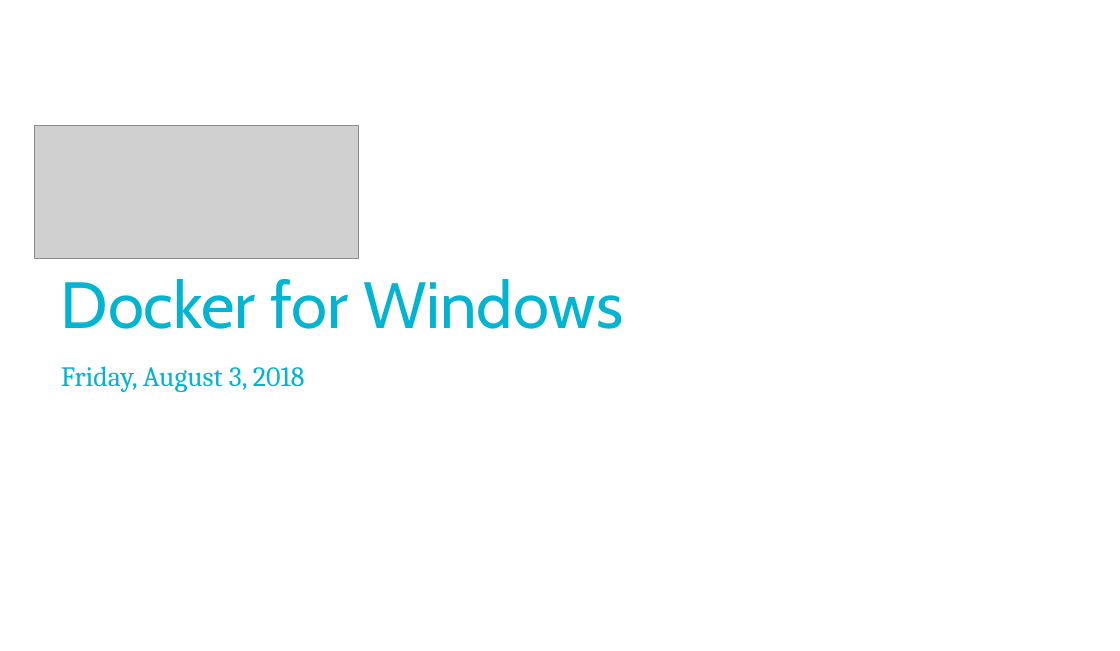
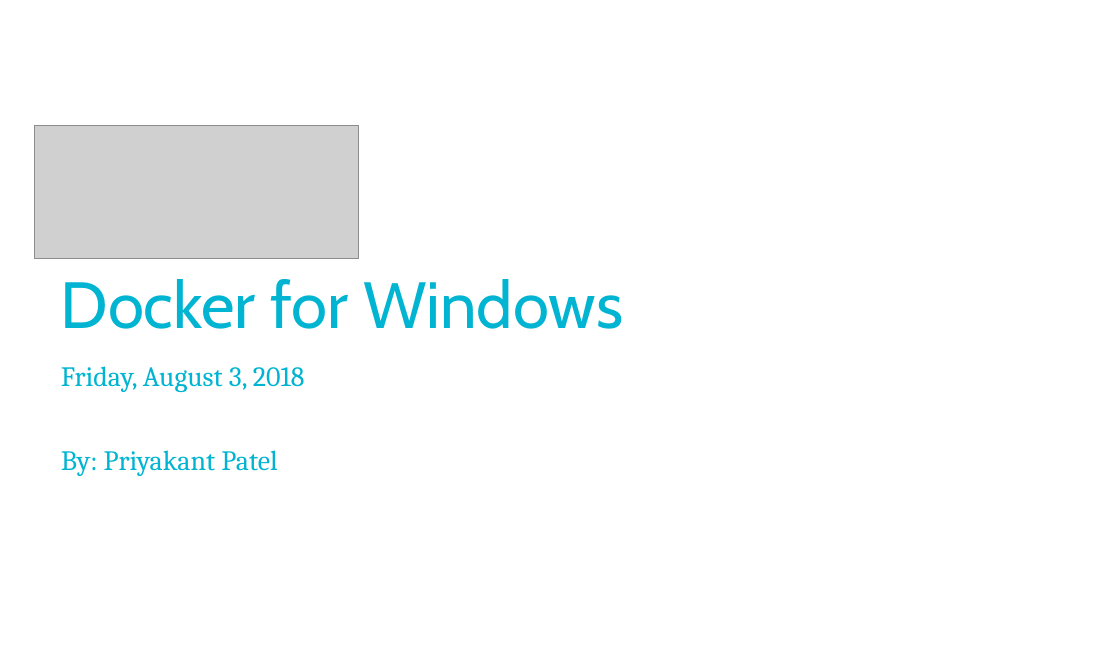
Before and after one commit to priyakantpatel/windows-containers, a slide deck: slide 1 of demo-win-container.pptx. Drawn at 1120x651 pixels with LibreOffice and Linux fonts; fonts in the diff are those of the drawing; grey boxes stand for pictures. Boxes give left, top, right and bottom in pixels: in the first picture for what was removed or moved away, otherwise in the second. Text is boxed around its words. In the diff, an @@ line names an element or a change of style, - is before the commit and + after.

Commit message:
slides updated - work in progress

```diff
--- a/demo-win-container.pptx
+++ b/demo-win-container.pptx
@@ subtitle at bbox=[61, 450, 277, 476]: paragraph added @@
+By: Priyakant Patel
```
Also in this commit, not shown: 2 slides added, 3 slides removed.
